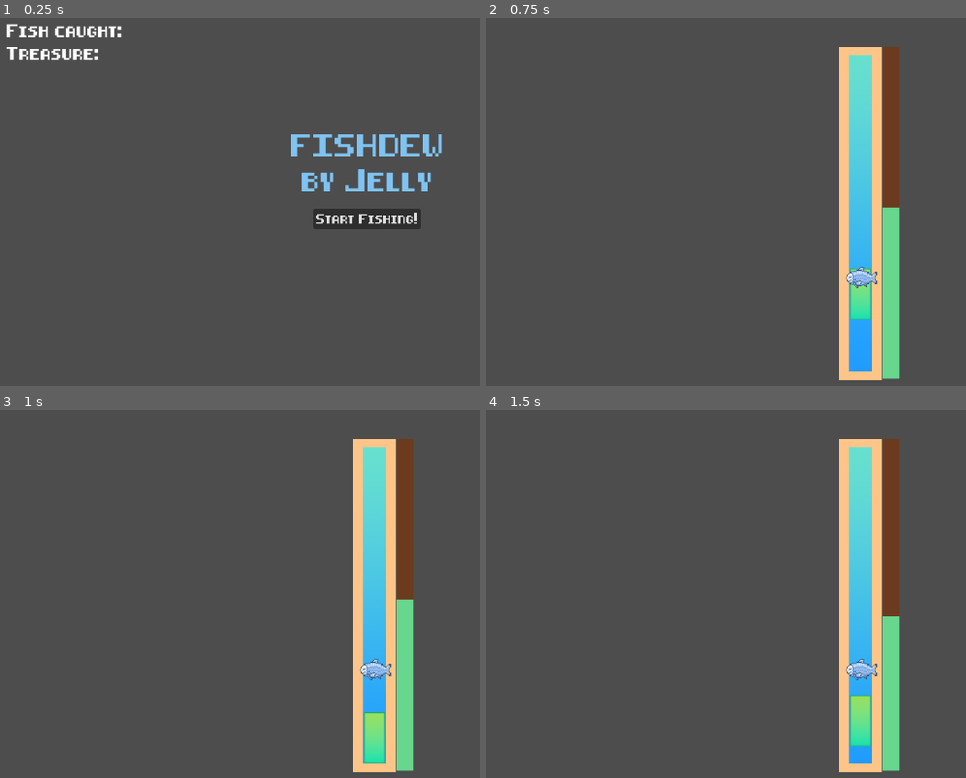
Above: before the commit, frames 1-4 (two rows, left to right).
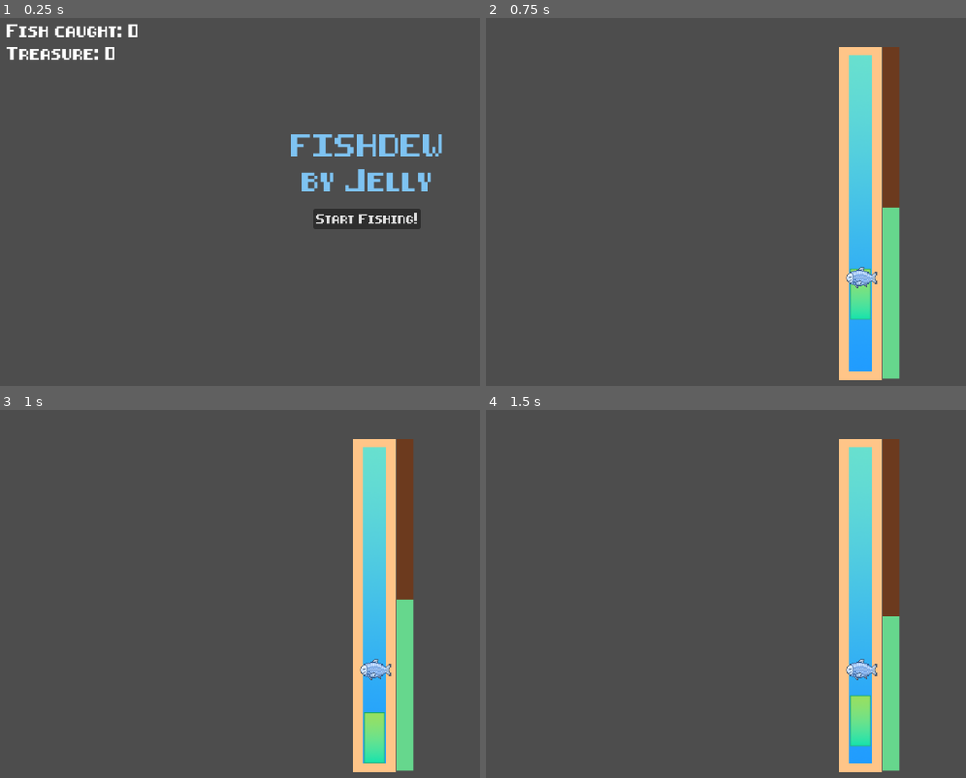
Above: after the commit, the same moments.

Repository: Anjellyrika/fishdew
Game: Godot game, scene res://src/main_scene.tscn
Two runs of this game, one before a commit and one after it. Both use one fixed random seed, a clock stepped at 60 frames per second and the inputs below.
Inputs (mouse positions are in pixels of both pictures, inside the frame that each line leads up to):
- Up to frame 1 (0.25 s): no input
- Up to frame 2 (0.75 s): click "Start Fishing!" at 0.5 s
- Up to frame 3 (1 s): no input
- Up to frame 4 (1.5 s): tap Enter at 1.25, 1.35 s; move the mouse to (outside the picture) at 1.27 s; hold Space (up) from 1.28 s (still down); click (outside the picture) at 1.42 s

The runs differ from the first frame. In frame 1, 0.1% of the frame differs, in the area x 21-29%, y 1-12%; in frame 2, nothing differs; in frame 3, nothing differs; in frame 4, nothing differs.

Commit message:
feat: implement global score mechanic

Diff:
--- a/project.godot
+++ b/project.godot
@@ -15,6 +15,10 @@
 config/features=PackedStringArray("4.1", "Forward Plus")
 config/icon="res://assets/icon.svg"
 
+[autoload]
+
+Global="*res://src/Global.gd"
+
 [editor_plugins]
 
 enabled=PackedStringArray("res://addons/godot-vim/plugin.cfg")
--- /dev/null
+++ b/src/Global.gd
@@ -0,0 +1,4 @@
+extends Node
+
+@onready var fish_caught: int = 0
+@onready var treasure_inventory: int = 0
--- a/src/fishing_lvl/end_screen.gd
+++ b/src/fishing_lvl/end_screen.gd
@@ -7,7 +7,7 @@
 
 
 func display_score(outcome: String):
-	var treasure_score = root.treasure
+	var treasure_score = root.treasure_count
 	$EndScreenElements/VBox/TreasureCollected.text = ""
 	$EndScreenElements/VBox/Outcome.text = "You " + outcome + " the fish!"
 	if outcome == "caught":
--- a/src/fishing_lvl/fishing_lvl.gd
+++ b/src/fishing_lvl/fishing_lvl.gd
@@ -1,9 +1,10 @@
 extends Node2D
 
+signal treasure_added
+
 @export var chest_spawner: ChestSpawner
-@export var fish: Fish
 
-var treasure = 0
+var treasure_count = 0
 var top_bounds: float
 var bot_bounds: float
 var rod_x: float
@@ -26,4 +27,9 @@
 
 
 func add_treasure():
-	treasure += 1
+	treasure_count += 1
+
+
+func _on_progress_bar_fish_caught():
+	Global.fish_caught += 1
+	Global.treasure_inventory += treasure_count
--- a/src/fishing_lvl/fishing_lvl.tscn
+++ b/src/fishing_lvl/fishing_lvl.tscn
@@ -18,10 +18,9 @@
 [sub_resource type="StyleBoxFlat" id="StyleBoxFlat_ufmk4"]
 bg_color = Color(0.4, 0.843137, 0.552941, 1)
 
-[node name="MainFishingLevel" type="Node2D" node_paths=PackedStringArray("chest_spawner", "fish")]
+[node name="MainFishingLevel" type="Node2D" node_paths=PackedStringArray("chest_spawner")]
 script = ExtResource("1_ynd5m")
 chest_spawner = NodePath("ChestSpawner")
-fish = NodePath("Fish")
 
 [node name="ChestSpawner" parent="." instance=ExtResource("6_bmw5w")]
 
@@ -97,5 +96,6 @@
 
 [connection signal="body_entered" from="Fish" to="Fish" method="_on_body_entered"]
 [connection signal="body_exited" from="Fish" to="Fish" method="_on_body_exited"]
+[connection signal="fish_caught" from="Control/ProgressBar" to="." method="_on_progress_bar_fish_caught"]
 [connection signal="fish_caught" from="Control/ProgressBar" to="UILayer/EndScreen" method="_on_progress_bar_fish_caught"]
 [connection signal="fish_lost" from="Control/ProgressBar" to="UILayer/EndScreen" method="_on_progress_bar_fish_lost"]
--- a/src/main_scene.gd
+++ b/src/main_scene.gd
@@ -7,10 +7,9 @@
 
 var level_instance: Node2D
 
-# Called when the node enters the scene tree for the first time.
 func _ready():
-	pass # Replace with function body.
-
+	collection.get_node("FishCount").set_text("Fish caught: %d" % Global.fish_caught)
+	collection.get_node("TreasureCount").set_text("Treasure: %d" % Global.treasure_inventory)
 
 func unload_level():
 	if is_instance_valid(level_instance):
@@ -26,7 +25,6 @@
 		add_child(level_instance)
 
 
-# Called every frame. 'delta' is the elapsed time since the previous frame.
 func _process(delta):
 	pass
 
